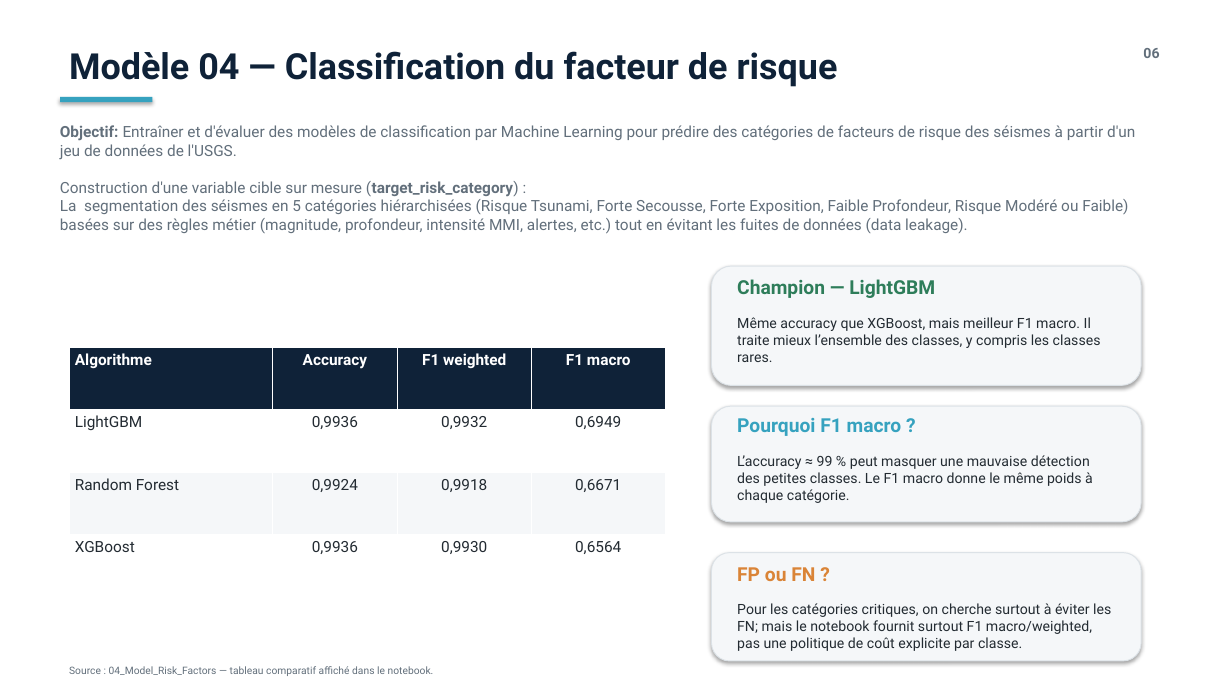
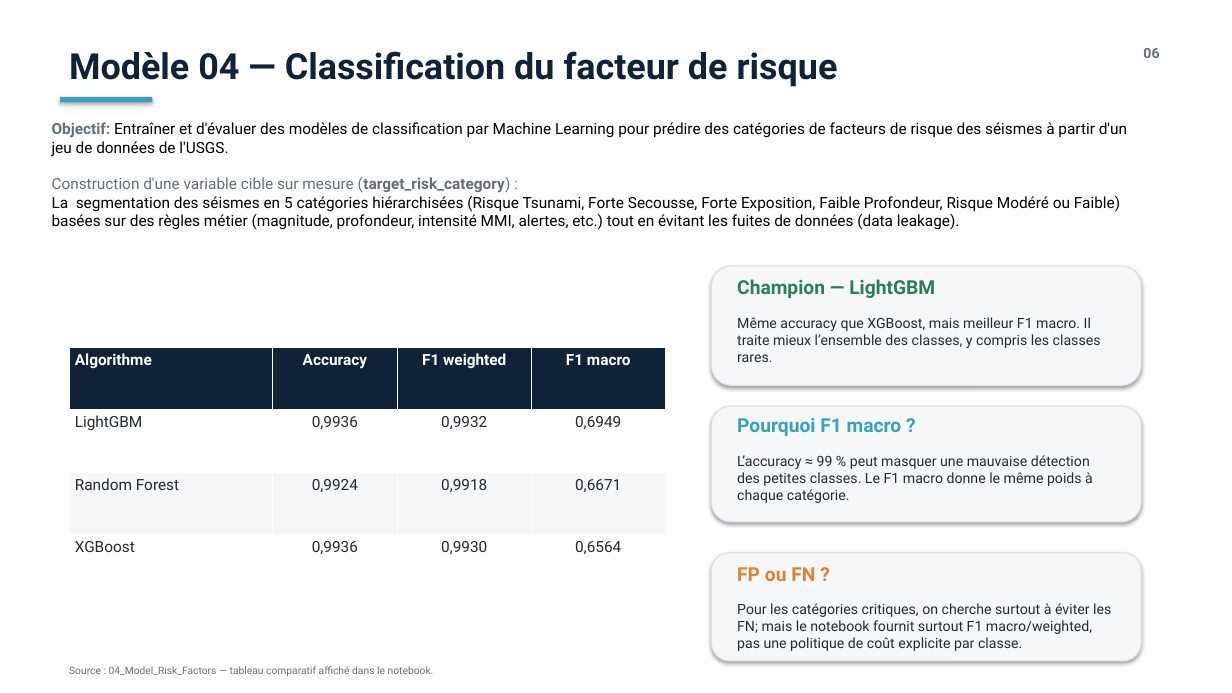
Before and after one commit to tarekalsemaan/USGS-Earthquake-AI, a slide deck: slide 5 of Presentation_TP_USGS_Earthquake_AI_FINAL.pptx (slide 6 before the commit). Drawn at 1232x693 pixels with LibreOffice and Linux fonts; fonts in the diff are those of the drawing. Boxes give left, top, right and bottom in pixels: in the first picture for what was removed or moved away, otherwise in the second. Text is boxed around its words. In the diff, an @@ line names an element or a change of style, - is before the commit and + after.

```diff
--- a/Presentation_TP_USGS_Earthquake_AI_FINAL.pptx
+++ b/Presentation_TP_USGS_Earthquake_AI_FINAL.pptx
@@ text "Objectif: Entraîner et d'évaluer des ...": place and size @@
-text "Objectif: Entraîner et d'évaluer des ..." at [60,125,1135,233]
+text "Objectif: Entraîner et d'évaluer des ..." at [52,122,1127,230]
@@ text at [52,122,1127,230]: text colour #626F7B to #000000 in "Entraîner et d'évaluer des modèles de classification ...", "La segmentation des séismes en 5 catégories ...", "basées sur des règles métier (magnitude, profondeur, ..." @@
```
Also in this commit, not shown: 1 other slide changed.
